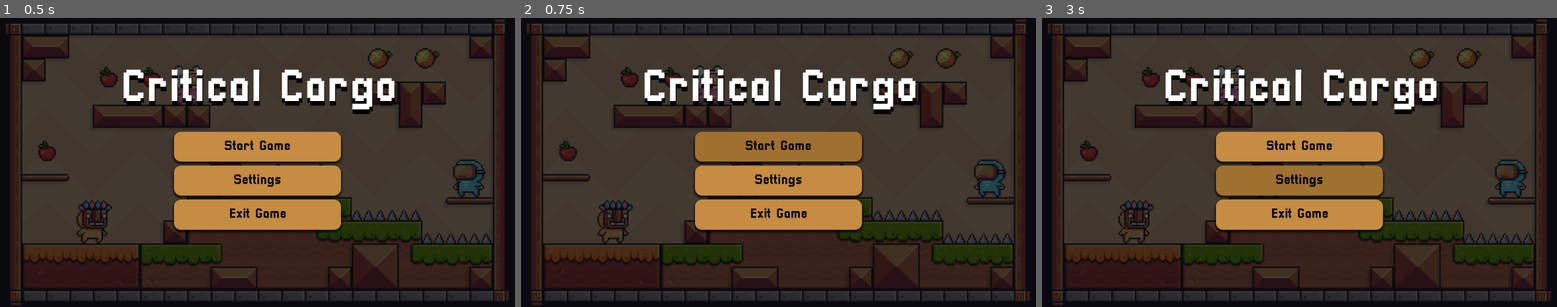
Above: before the commit, frames 1-3 (left to right).
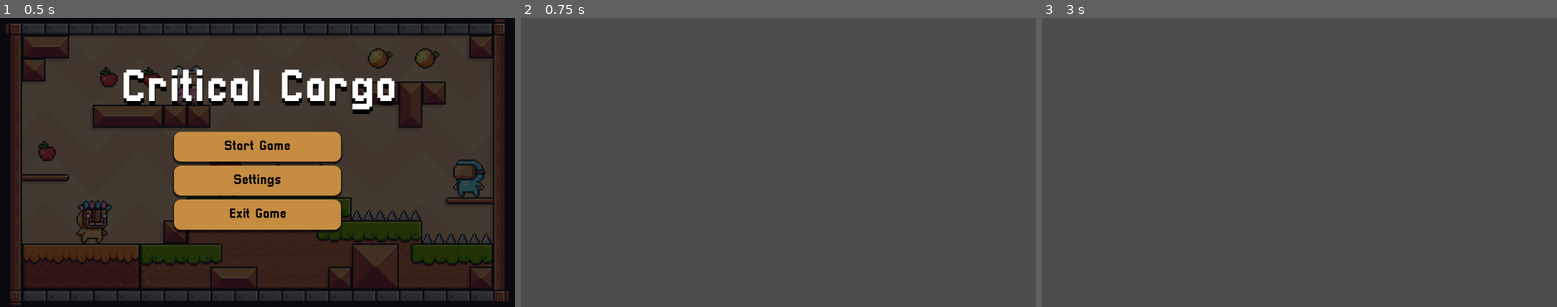
Above: after the commit, the same moments.

Repository: Orangeangelo/Year12GameCriticalCargo
Game: Godot game, scene res://Scenes/Main_Menu.tscn
Two runs of this game, one before a commit and one after it. Both use one fixed random seed, a clock stepped at 60 frames per second and the inputs below.
Inputs (mouse positions are in pixels of both pictures, inside the frame that each line leads up to):
- Up to frame 1 (0.5 s): no input
- Up to frame 2 (0.75 s): click "Start Game" at 0.5 s
- Up to frame 3 (3 s): click (1299, 148) at 1.25 s, where only the run before the commit has a clickable "Start Game"; click (1299, 148) at 2 s, where only the run before the commit has a clickable "Start Game"; click (1299, 179) at 2.75 s, where only the run before the commit has a clickable "Settings"

Frame 1 is identical in both runs. In frame 2, 99% of the frame differs, in the area x 0-100%, y 0-100%; in frame 3, 99%.

Commit message:
Menu V2.1

Diff:
--- a/main_menu.gd
+++ b/main_menu.gd
@@ -2,7 +2,7 @@
 
 
 func _on_start_pressed():
-	print("Start pressed") #get_tree().change_scene_to_file()
+	get_tree().change_scene_to_file("res://Level.tscn")
 
 
 func _on_settings_pressed():
